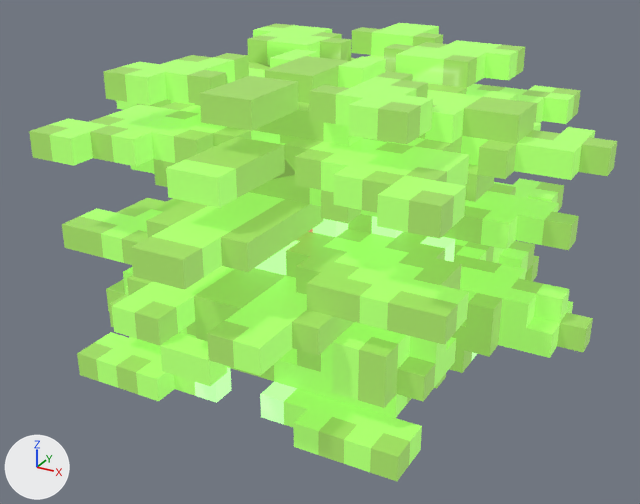
Before and after pictures for a commit that changed the FBX model Assets/Models/Obsticals/Grass/GrassPkmn.fbx.
Before and after are seen from a 50 mm lens placed at (1.023, -1.898, 1.184), pointed at (0.008, -0.053, 0.261). The lights are fixed; the arrows at lower left show +X, +Y and +Z. Where no turn or scale is listed for an object, it has been applied to the vertices.

The first picture shows 'grass'.
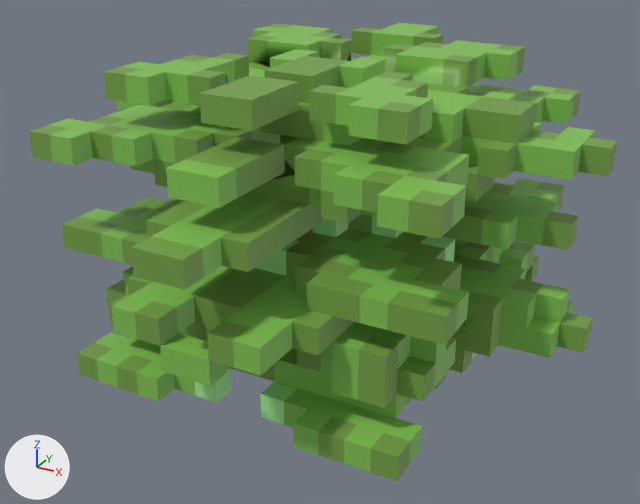
Where the newer file only moved an object's origin or applied its transform, the numbers keep the older frame.

Edits to the scene script, one JSON object a line:
```json
{"block": "mat_pkmnmastermaterial", "where": "n0 = _N.new('ShaderNodeBsdfPrincipled'); n0.name = 'Principled BSDF'"}
{"op": "remove", "block": "mat_pkmnmastermaterial", "code": "n0.inputs[28].default_value = 1.0  # 'Emission Strength'"}
{"op": "remove", "block": "mat_pkmnmastermaterial", "code": "n3 = _N.new('ShaderNodeTexImage'); n3.name = 'Image Texture.001'"}
{"op": "remove", "block": "mat_pkmnmastermaterial", "code": "n3.image = img_pkmnemerald_jpg"}
{"op": "remove", "block": "mat_pkmnmastermaterial", "code": "_L.new(n3.outputs[0], n0.inputs[27])  # 'Color' to 'Emission Color'"}
```

Boxes [x1, y1, x2, y2] around the edits, measured in the pictures (640 x 504 px):
```json
{"object": "grass", "change": "surface changed", "before": [29, 23, 617, 481], "after": [29, 23, 617, 481]}
```
